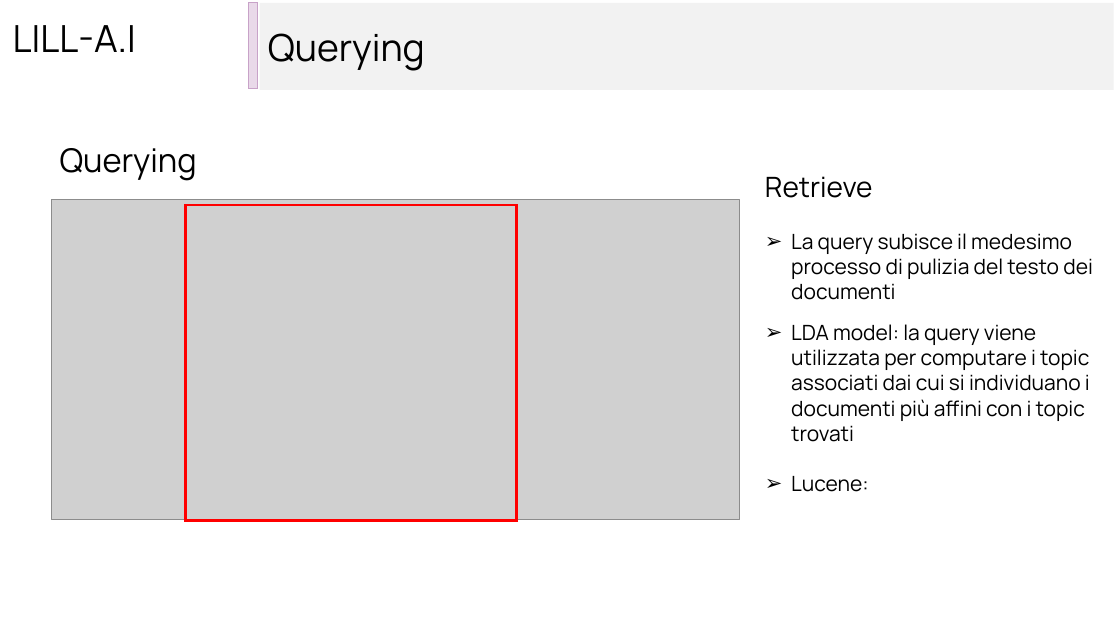
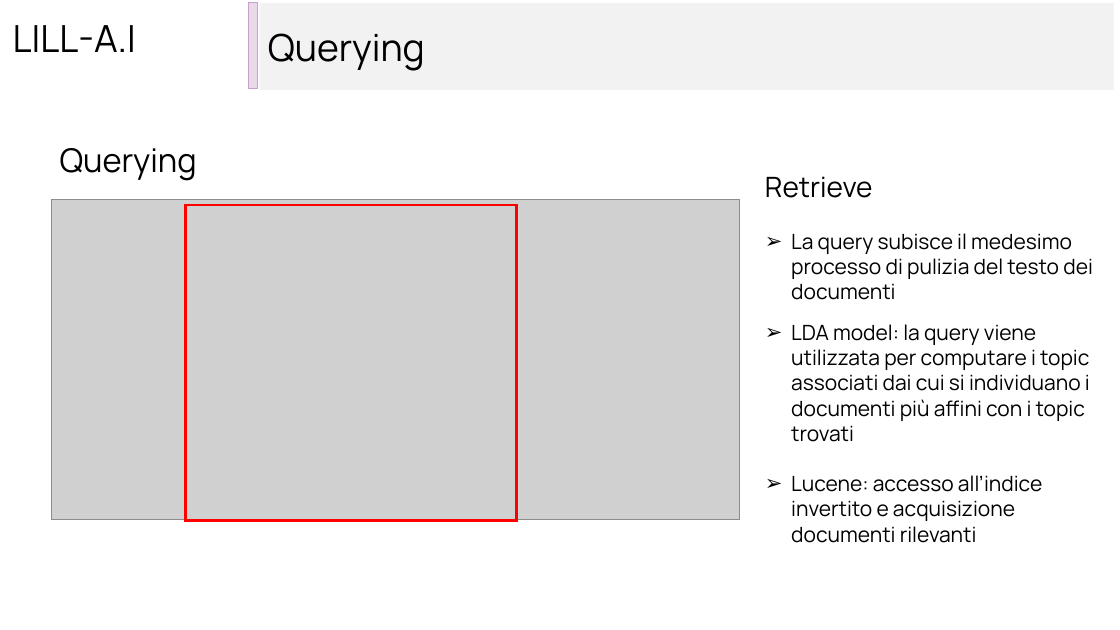
Before and after one commit to Data-Integration-Lilla-team/LILL_AI, a slide deck: slide 16 of relazione/presentazione Lill_AI.pptx. Drawn at 1120x630 pixels with LibreOffice and Linux fonts; fonts in the diff are those of the drawing; grey boxes stand for pictures. Boxes give left, top, right and bottom in pixels: in the first picture for what was removed or moved away, otherwise in the second. Text is boxed around its words. In the diff, an @@ line names an element or a change of style, - is before the commit and + after.

```diff
--- a/relazione/presentazione Lill_AI.pptx
+++ b/relazione/presentazione Lill_AI.pptx
@@ text at <box>791,475,1042,543</box>: text changed @@
-➢ Lucene:
+➢ Lucene: accesso all’indice invertito e acquisizione documenti rilevanti
```
Also in this commit, not shown: 6 other slides changed, 5 slides added, 2 slides removed, 2 other files.
